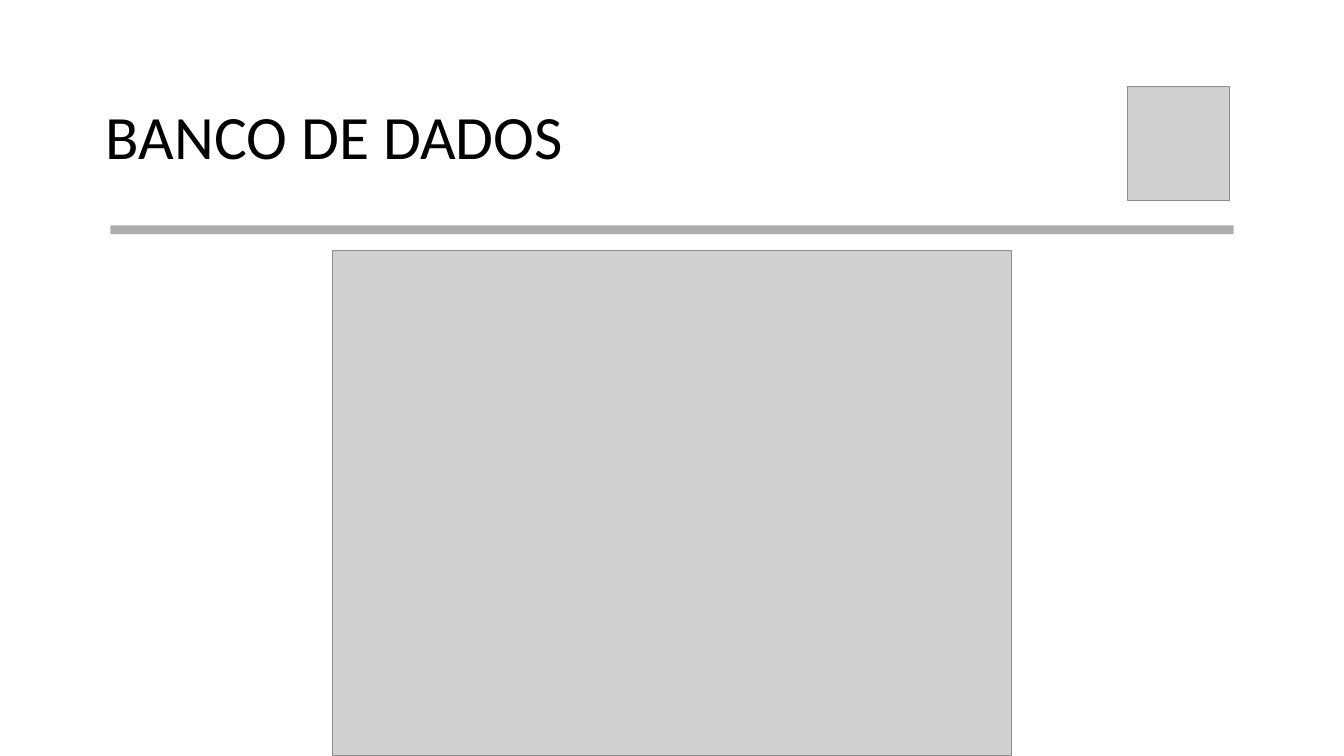
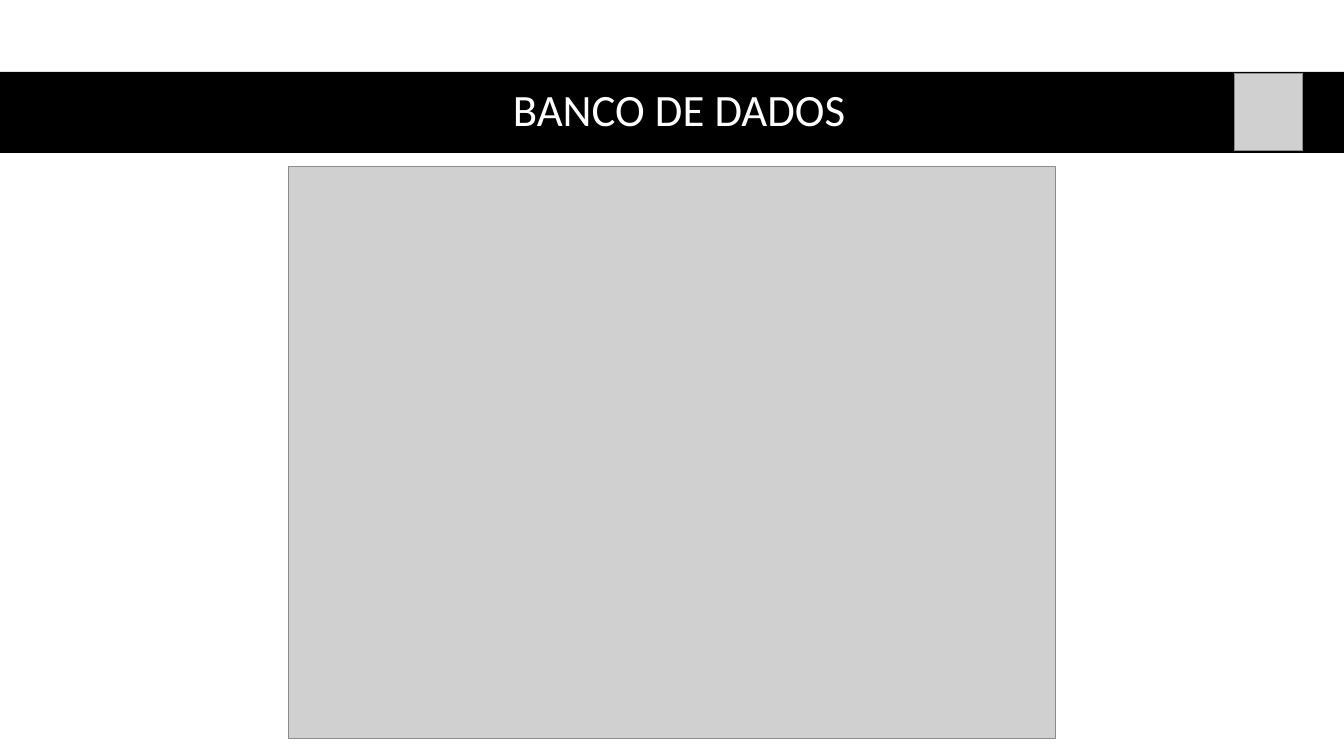
Before and after one commit to vitorsilv/Next-Streaming, a slide deck: slide 9 of Documentação/Apresentação.pptx (slide 13 before the commit). Drawn at 1344x756 pixels with LibreOffice and Linux fonts; fonts in the diff are those of the drawing; grey boxes stand for pictures. Boxes give left, top, right and bottom in pixels: in the first picture for what was removed or moved away, otherwise in the second. Text is boxed around its words. In the diff, an @@ line names an element or a change of style, - is before the commit and + after.

```diff
--- a/Documentação/Apresentação.pptx
+++ b/Documentação/Apresentação.pptx
@@ rectangle added at [0, 72, 1344, 153], fill #000000 @@
@@ title "BANCO DE DADOS": place and size @@
-title "BANCO DE DADOS" at [106, 119, 563, 160]
+title "BANCO DE DADOS" at [513, 97, 846, 127]
@@ title "BANCO DE DADOS" at [513, 97, 846, 127]: size 44 to 32 pt, text colour #000000 to #FFFFFF; alignment left to centre @@
@@ picture: place and size @@
-picture at [1128, 87, 1230, 200]
+picture at [1234, 74, 1303, 150]
@@ picture: place and size @@
-picture at [333, 251, 1011, 756]
+picture at [288, 167, 1056, 739]
@@ rectangle removed at [110, 226, 1233, 235] @@
```
Also in this commit, not shown: 14 other slides changed, 7 slides removed, 2 other files.
